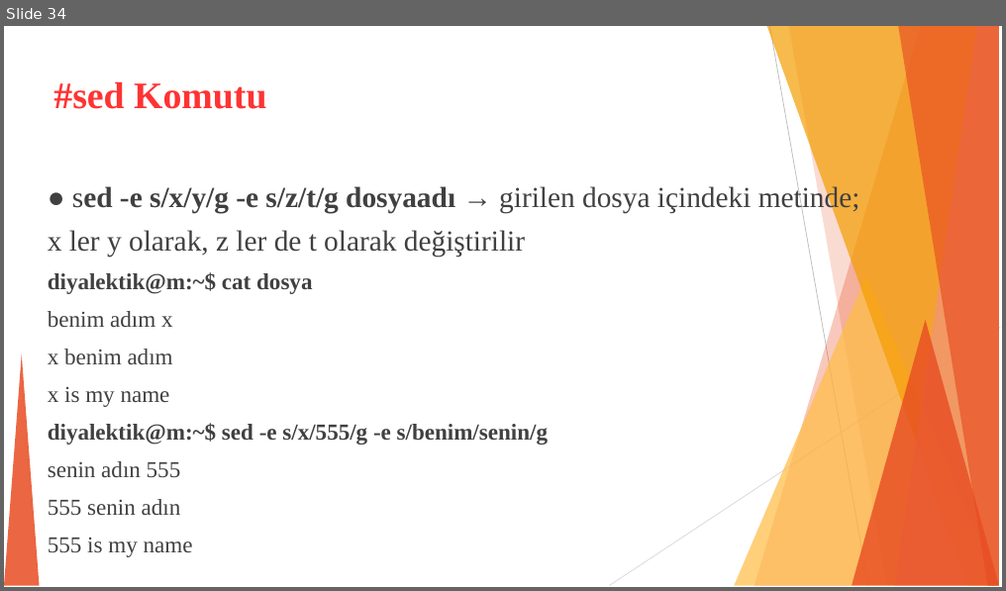
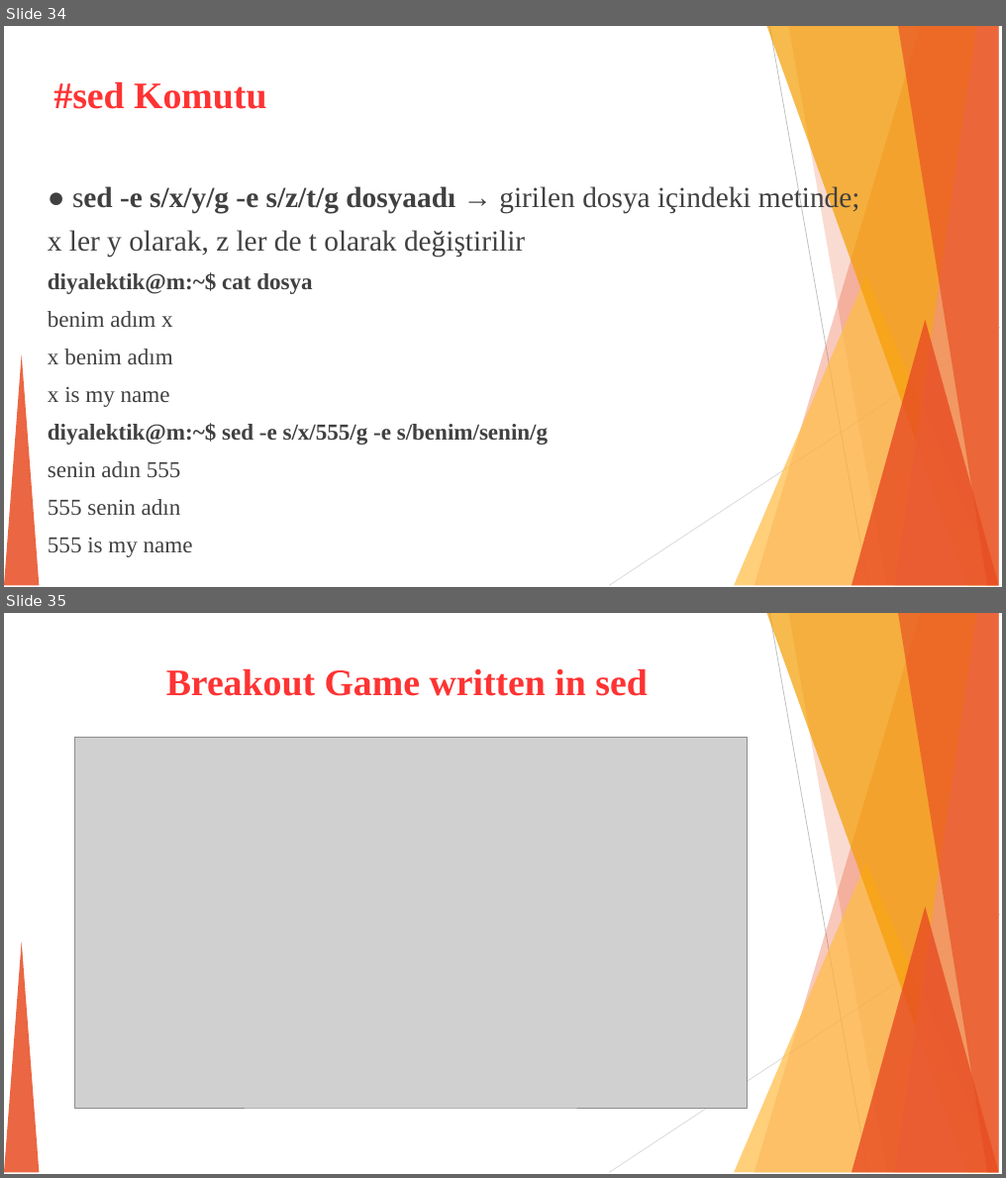
Before and after one commit to sdrttnclskn/ismek-cybersecurity1-lessons, a slide deck: cybersecurity_day 7&8/cybersecurity_day 7&8.ppt. Shown one above the other, each under a label of ours: slide 34 before the commit, slides 34 and 35 after it. The pictures are 1006x591 and 1006x1178 pixels, drawn with LibreOffice and Linux fonts; fonts in the diff are those of the drawing; grey boxes stand for pictures. Boxes give left, top, right and bottom in pixels: in the first picture for what was removed or moved away, otherwise in the second. Text is boxed around its words. In the diff, an @@ line names an element or a change of style, - is before the commit and + after.

```diff
--- a/cybersecurity_day 7&8/cybersecurity_day 7&8.ppt
+++ b/cybersecurity_day 7&8/cybersecurity_day 7&8.ppt
@@ slide 35 added at bbox=[4, 613, 1002, 1174], background #FFFFFF; not listed: 10 template elements that a slide beside it also shows @@
@@ title added at bbox=[166, 668, 647, 696], 36 pt, text #FF3333, bold @@
+Breakout Game written in sed
@@ picture added at bbox=[75, 737, 746, 1107] @@
@@ slide 34 changed as well @@
@@ outline redrawn in 3 elements at bbox=[766, 26, 998, 585], bbox=[753, 26, 998, 585], bbox=[788, 26, 997, 585] @@
```
Also in this commit, not shown: 54 other slides changed, 1 other slide added, 1 other file.
